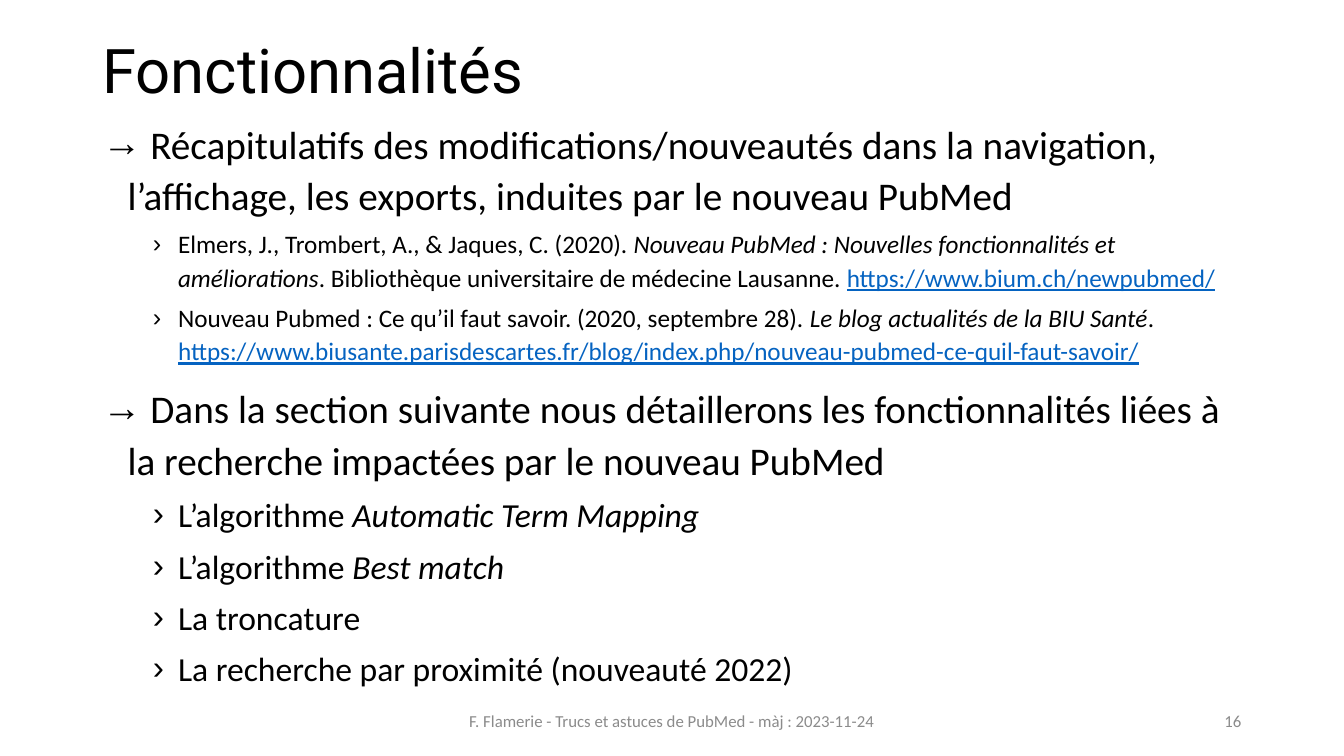
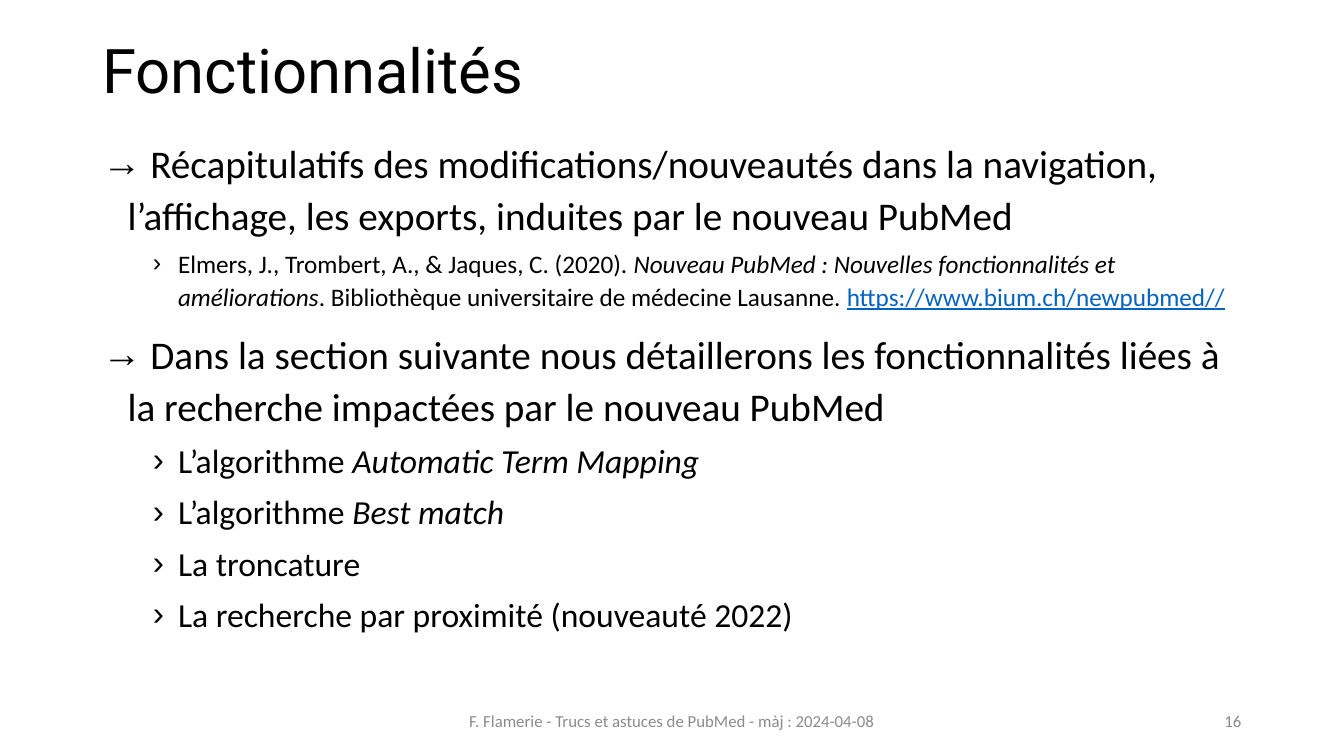
Before and after one commit to fflamerie/formbiblio, a slide deck: slide 16 of docs/module1-2_pubmed.pptx. Drawn at 1344x756 pixels with LibreOffice and Linux fonts; fonts in the diff are those of the drawing. Boxes give left, top, right and bottom in pixels: in the first picture for what was removed or moved away, otherwise in the second. Text is boxed around its words. In the diff, an @@ line names an element or a change of style, - is before the commit and + after.

```diff
--- a/docs/module1-2_pubmed.pptx
+++ b/docs/module1-2_pubmed.pptx
@@ text "Récapitulatifs des modifications/nouveautés dans la ...": place and size @@
-text "Récapitulatifs des modifications/nouveautés dans la ..." at (128, 131, 1220, 687)
+text "Récapitulatifs des modifications/nouveautés dans la ..." at (128, 150, 1225, 633)
@@ text at (178, 254, 1225, 310): text changed @@
-  › Elmers, J., Trombert, A., & Jaques, C. (2020). Nouveau PubMed : Nouvelles fonctionnalités et améliorations. Bibliothèque universitaire de médecine Lausanne. https://www.bium.ch/newpubmed/
-  › Nouveau Pubmed : Ce qu’il faut savoir. (2020, septembre 28). Le blog actualités de la BIU Santé. https://www.biusante.parisdescartes.fr/blog/index.php/nouveau-pubmed-ce-quil-faut-savoir/
+  › Elmers, J., Trombert, A., & Jaques, C. (2020). Nouveau PubMed : Nouvelles fonctionnalités et améliorations. Bibliothèque universitaire de médecine Lausanne. https://www.bium.ch/newpubmed//
@@ text at (469, 715, 874, 730): text changed @@
-F. Flamerie - Trucs et astuces de PubMed - màj : 2023-11-24
+F. Flamerie - Trucs et astuces de PubMed - màj : 2024-04-08
```
Also in this commit, not shown: 35 other slides changed, 2 slides removed, 1 other file.
